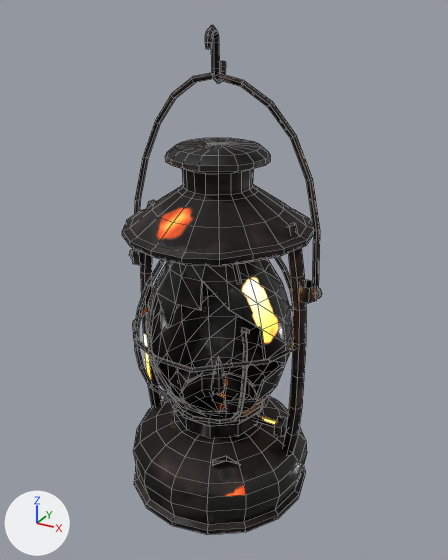
A saved change to the Blender file render-output/b4-props/b4p_mine_lantern/b4p_mine_lantern.blend.
One viewpoint serves both versions: a camera (50 mm lens) standing at (0.221, -0.393, 0.389) and looking at (0.003, 0.003, 0.191). Every picture has the same lights, and +X, +Y and +Z are marked at lower left. The older version comes first. Mesh edges are drawn as thin lines.

Script lines for the objects in view, before the commit:
```python
me_b4p_mine_lantern = bpy.data.meshes.new('b4p_mine_lantern')
me_b4p_mine_lantern.from_pydata(...)  # 1344 vertices, 1527 faces; spans x -0.086..0.086, y -0.078..0.078, z 0.0..0.378
me_b4p_mine_lantern.polygons.foreach_set('use_smooth', [True] * 1527)
me_b4p_mine_lantern.materials.append(mat_b4p_mine_lantern_mat)
ob_b4p_mine_lantern = bpy.data.objects.new('b4p_mine_lantern', me_b4p_mine_lantern)
ob_b4p_mine_lantern.location = (0.0, 0.0, 0.0)
```
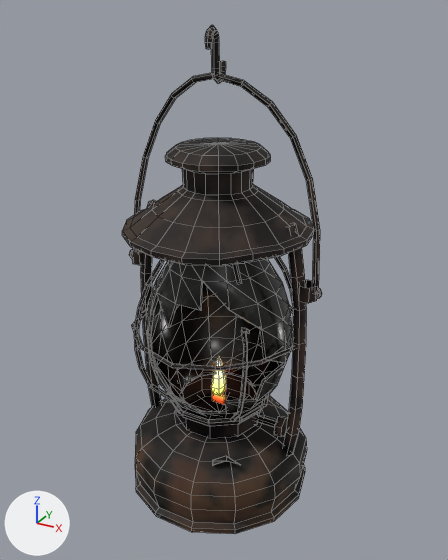
Changed parts and their boxes [x1, y1, x2, y2] in the pictures (448 x 560 px; the box of a moved part takes in the faces that stretch with it):
'b4p_mine_lantern', reshaped
    before: [122, 25, 322, 535]
    after: [122, 25, 322, 534]
part 1 of me_b4p_mine_lantern, moved or reshaped
    before: [134, 393, 307, 535]
    after: [135, 393, 307, 534]
part 2 of me_b4p_mine_lantern, moved or reshaped
    before: [132, 306, 295, 372]
    after: [131, 306, 295, 371]
part 3 of me_b4p_mine_lantern, surface changed
    both: [122, 25, 321, 466]

The change, as a diff of the scene's bpy script:
```diff
--- a/render-output/b4-props/b4p_mine_lantern/b4p_mine_lantern.blend.py
+++ b/render-output/b4-props/b4p_mine_lantern/b4p_mine_lantern.blend.py
@@ me_b4p_mine_lantern @@
 # used by ob_b4p_mine_lantern; location = (0.0, 0.0, 0.0)
-me_b4p_mine_lantern.from_pydata(...)  # 1344 vertices, 1527 faces; spans x -0.086..0.086, y -0.078..0.078, z 0.0..0.378
+me_b4p_mine_lantern.from_pydata(...)  # 1310 vertices, 1491 faces; spans x -0.086..0.086, y -0.077..0.077, z 0.0..0.378
+# me_b4p_mine_lantern part 1: 166 vertices removed from x -0.073..0.073, y -0.078..0.078, z 0.0..0.089; 140 vertices added at x -0.071..0.071, y -0.077..0.077, z 0.0..0.089
+# me_b4p_mine_lantern part 2: 48 vertices removed from x -0.064..0.064, y -0.07..0.07, z 0.146..0.154; 40 vertices added at x -0.062..0.062, y -0.071..0.071, z 0.146..0.154
+# me_b4p_mine_lantern part 3: 1262 kept faces spanning x -0.086..0.086, y -0.072..0.072, z 0.047..0.378 get new texture (UV) coordinates
 me_b4p_mine_lantern.materials.append(mat_b4p_mine_lantern_mat)
```
